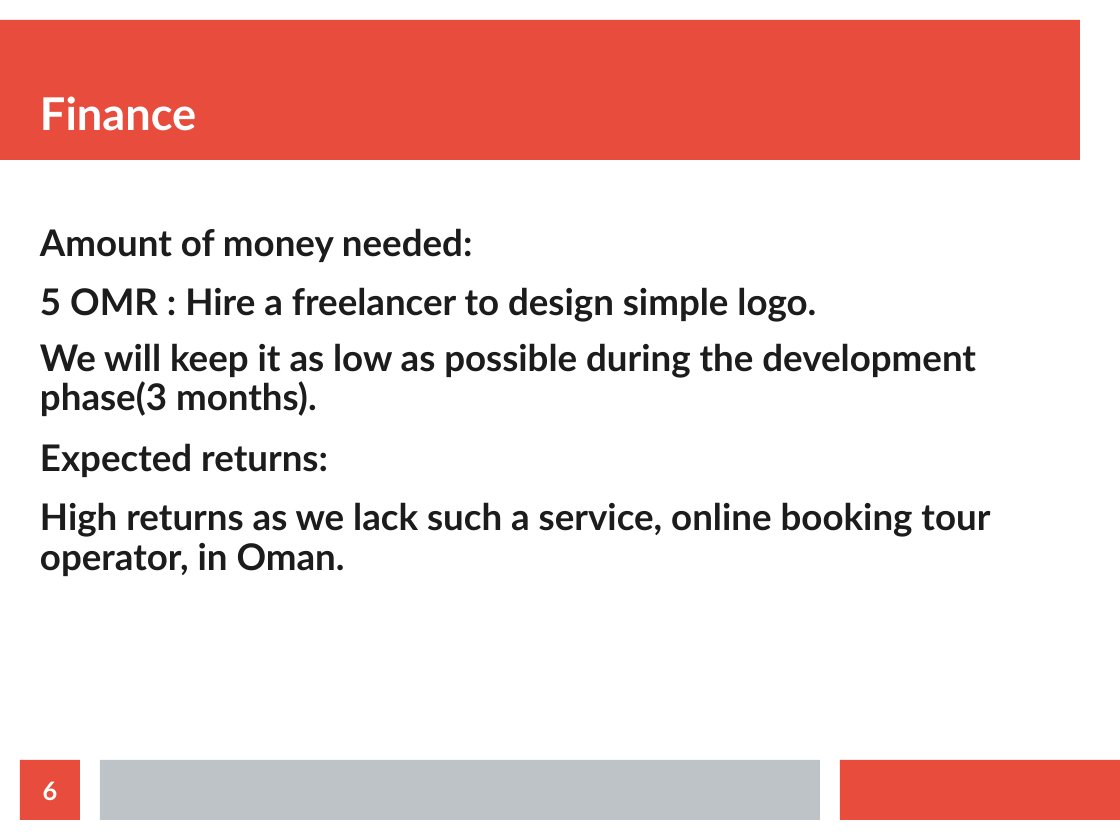
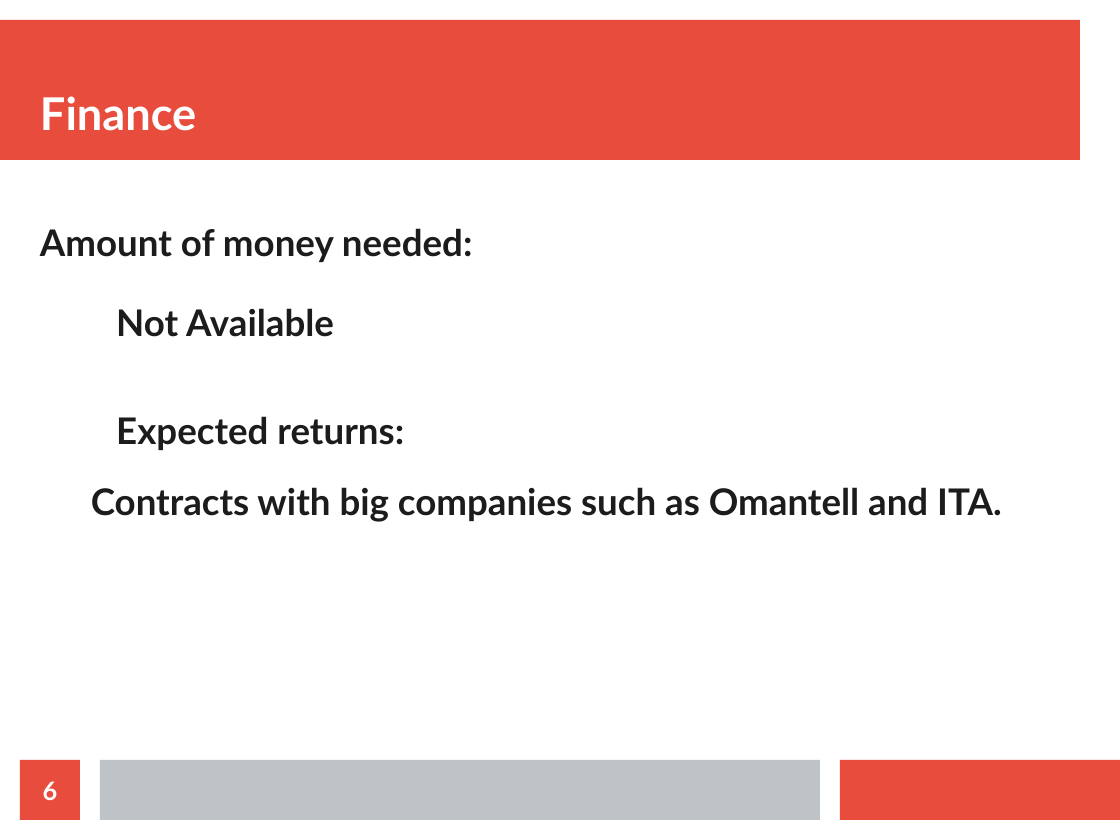
Before and after one commit to Aliii98/osoc19, a slide deck: slide 6 of OSOC-proposal-bigdata.odp. Drawn at 1120x840 pixels with LibreOffice and Linux fonts; fonts in the diff are those of the drawing. Boxes give left, top, right and bottom in pixels: in the first picture for what was removed or moved away, otherwise in the second. Text is boxed around its words. In the diff, an @@ line names an element or a change of style, - is before the commit and + after.

Commit message:
fix finance

```diff
--- a/OSOC-proposal-bigdata.odp
+++ b/OSOC-proposal-bigdata.odp
@@ text at box(116, 308, 334, 337): text changed @@
-  5 OMR : Hire a freelancer to design simple logo.
-  We will keep it as low as possible during the development phase(3 months).
+  Not Available
@@ text at box(91, 487, 1002, 522): text changed @@
-  High returns as we lack such a service, online booking tour operator, in Oman.
+    Contracts with big companies such as Omantell and ITA.
```
Also in this commit, not shown: 3 other slides changed.
